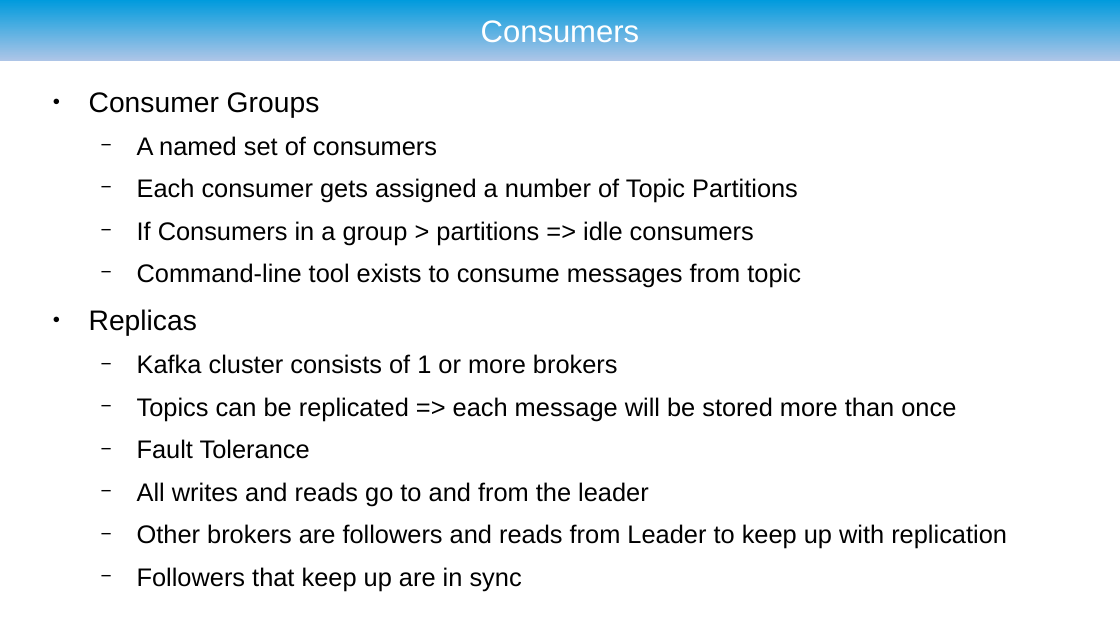
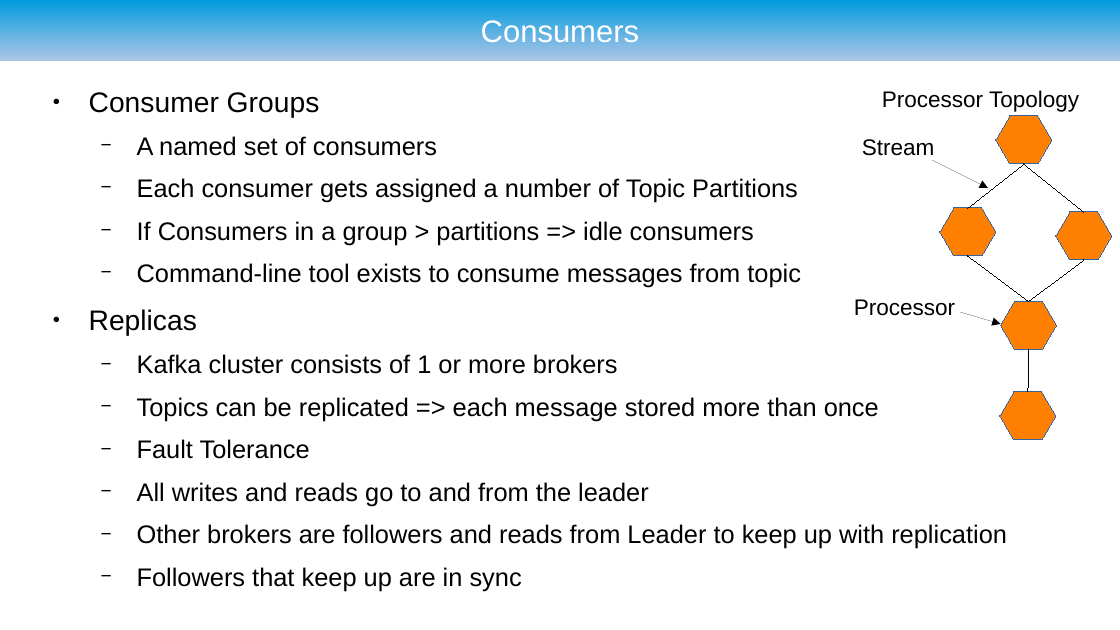
Before and after one commit to ryzlab/kafka-kompetensdag, a slide deck: slide 18 of doc/presentation.odp (slide 15 before the commit). Drawn at 1120x630 pixels with LibreOffice and Linux fonts; fonts in the diff are those of the drawing; background and template pictures are left out. Boxes give left, top, right and bottom in pixels: in the first picture for what was removed or moved away, otherwise in the second. Text is boxed around its words. In the diff, an @@ line names an element or a change of style, - is before the commit and + after.

```diff
--- a/doc/presentation.odp
+++ b/doc/presentation.odp
@@ text added at <box>882,90,1079,112</box>, 16 pt, text #000000 @@
+Processor Topology
@@ hexagon added at <box>996,116,1052,164</box>, fill #FF8000, outline #3465A4 0 pt @@
@@ text added at <box>862,139,935,156</box>, 16 pt, text #000000 @@
+Stream
@@ arrow added from (932, 160) to (988, 188), #000000 0 pt @@
@@ line added from (1024, 164) to (969, 208), #000000 0 pt @@
@@ line added from (1024, 164) to (1084, 212), #000000 0 pt @@
@@ hexagon added at <box>940,208,996,256</box>, fill #FF8000, outline #3465A4 0 pt @@
@@ hexagon added at <box>1056,212,1112,260</box>, fill #FF8000, outline #3465A4 0 pt @@
@@ line added from (969, 256) to (1029, 302), #000000 0 pt @@
@@ line added from (1084, 260) to (1029, 302), #000000 0 pt @@
@@ text added at <box>854,299,955,316</box>, 16 pt, text #000000 @@
+Processor
@@ arrow added from (960, 312) to (1001, 324), #000000 0 pt @@
@@ hexagon added at <box>1001,301,1057,349</box>, fill #FF8000, outline #3465A4 0 pt @@
@@ line added from (1029, 350) to (1029, 392), #000000 0 pt @@
@@ text at <box>137,397,879,421</box>: text changed @@
-  − Topics can be replicated => each message will be stored more than once
+  − Topics can be replicated => each message stored more than once
@@ hexagon added at <box>1000,392,1056,440</box>, fill #FF8000, outline #3465A4 0 pt @@
```
Also in this commit, not shown: 8 other slides changed, 4 slides added, 5 other files.
